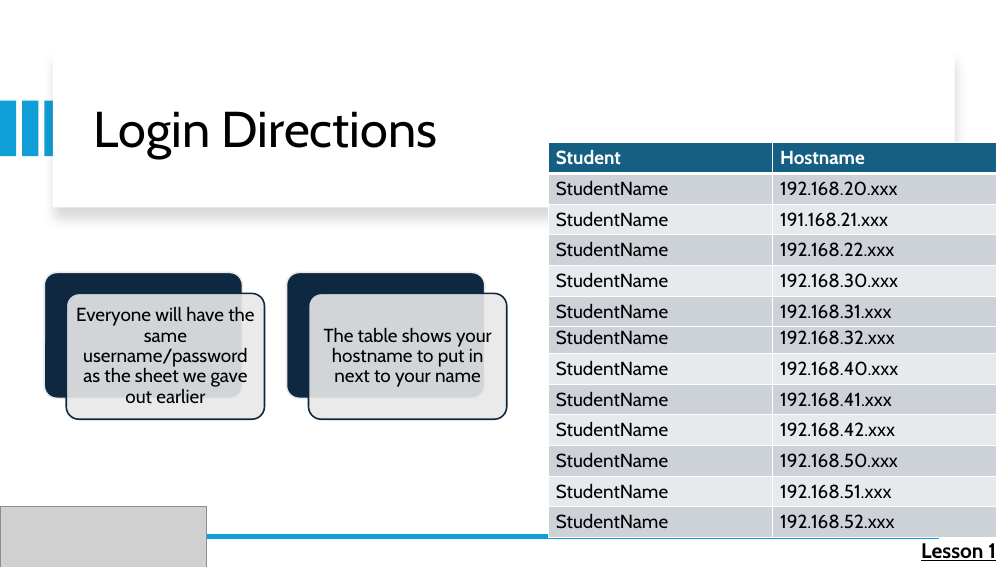
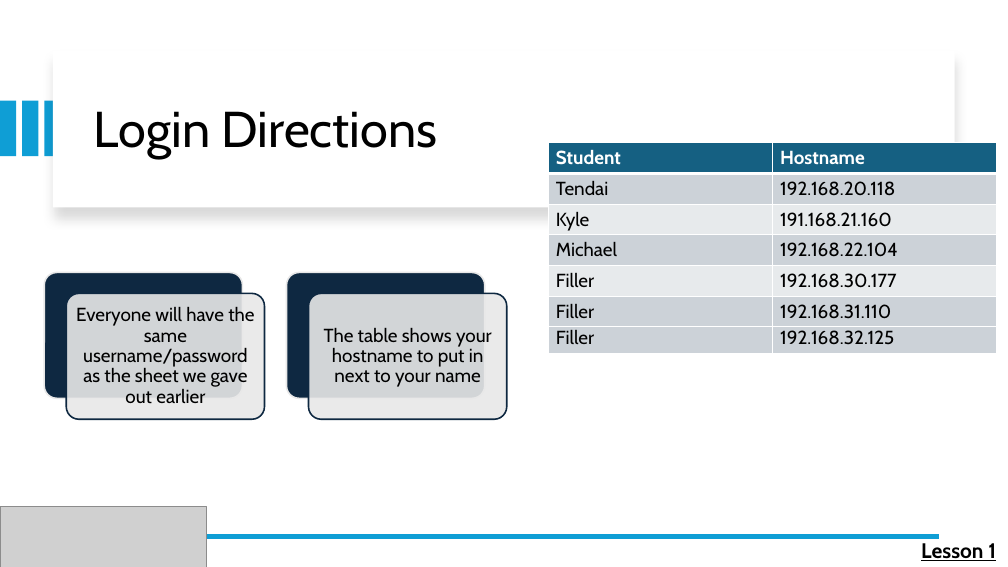
Before and after one commit to cadenkelly-lang/CyberSec-Networking-2026-REU, a slide deck: slide 70 of Module Content, End of Summer Presentation Content/Training Module Slides.pptx (slide 67 before the commit). Drawn at 1008x567 pixels with LibreOffice and Linux fonts; fonts in the diff are those of the drawing; grey boxes stand for pictures. Boxes give left, top, right and bottom in pixels: in the first picture for what was removed or moved away, otherwise in the second. Text is boxed around its words. In the diff, an @@ line names an element or a change of style, - is before the commit and + after.

```diff
--- a/Module Content, End of Summer Presentation Content/Training Module Slides.pptx
+++ b/Module Content, End of Summer Presentation Content/Training Module Slides.pptx
@@ table at [548, 143, 997, 349] @@
-row 2, column 1: StudentName
+row 2, column 1: Tendai
-row 2, column 2: 192.168.20.xxx
+row 2, column 2: 192.168.20.118
-row 3, column 1: StudentName
+row 3, column 1: Kyle
-row 3, column 2: 191.168.21.xxx
+row 3, column 2: 191.168.21.160
-row 4, column 1: StudentName
+row 4, column 1: Michael
-row 4, column 2: 192.168.22.xxx
+row 4, column 2: 192.168.22.104
-row 5, column 1: StudentName
+row 5, column 1: Filler
-row 5, column 2: 192.168.30.xxx
+row 5, column 2: 192.168.30.177
-row 6, column 1: StudentName
+row 6, column 1: Filler
-row 6, column 2: 192.168.31.xxx
+row 6, column 2: 192.168.31.110
@@ table at [548, 293, 997, 353] @@
-row 1:  | 
-row 2: StudentName | 192.168.32.xxx
-row 3: StudentName | 192.168.40.xxx
-row 4: StudentName | 192.168.41.xxx
-row 5: StudentName | 192.168.42.xxx
-row 6: StudentName | 192.168.50.xxx
-row 7: StudentName | 192.168.51.xxx
-row 8: StudentName | 192.168.52.xxx
+row 1: Fill | 
+row 2: Filler | 192.168.32.125
```
Also in this commit, not shown: 11 other slides changed, 3 slides added, 5 other files.
